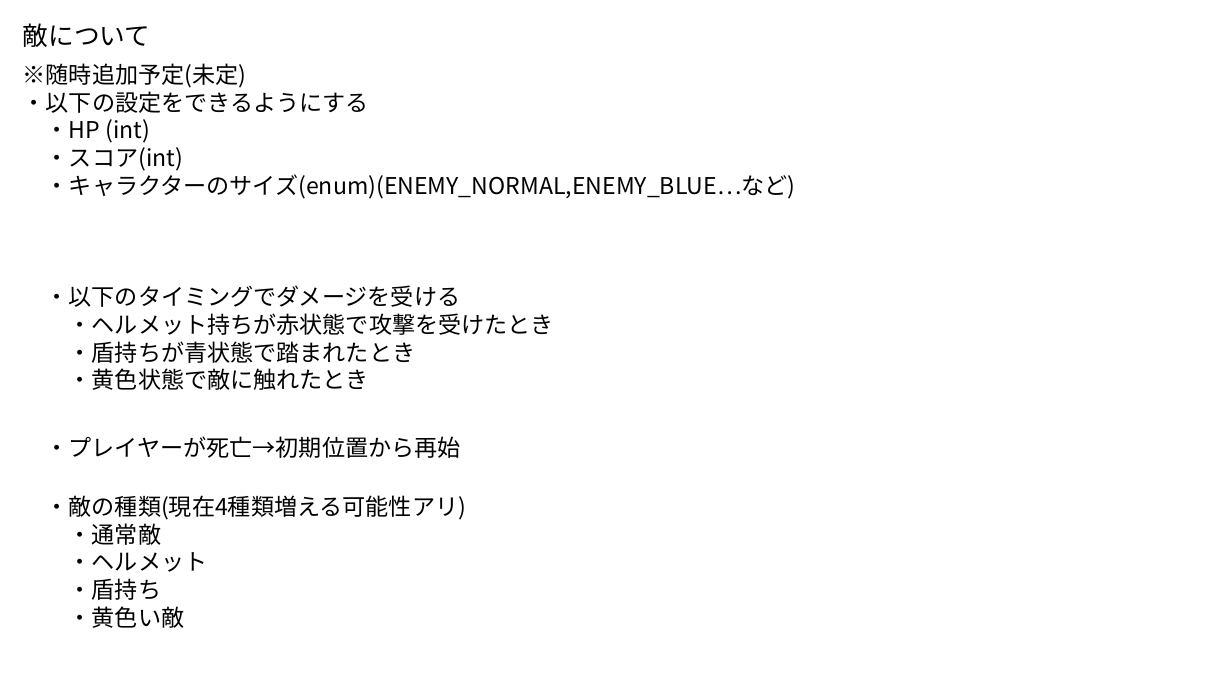
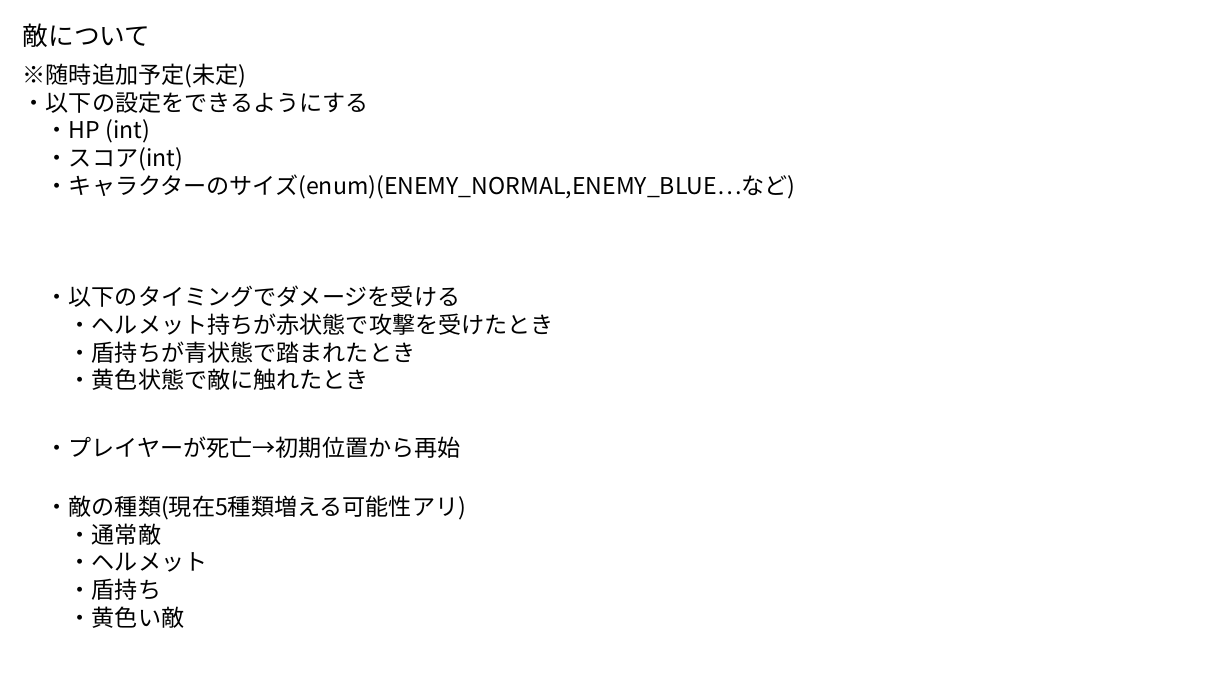
Before and after one commit to Akiyoshi-2/GameProbuctionPractice1, a slide deck: slide 1 of 仕様書/敵.pptx. Drawn at 1232x693 pixels with LibreOffice and Linux fonts; fonts in the diff are those of the drawing. Boxes give left, top, right and bottom in pixels: in the first picture for what was removed or moved away, otherwise in the second. Text is boxed around its words. In the diff, an @@ line names an element or a change of style, - is before the commit and + after.

```diff
--- a/仕様書/敵.pptx
+++ b/仕様書/敵.pptx
@@ text at box(46, 495, 466, 520): text changed @@
-・敵の種類(現在4種類増える可能性アリ)
+・敵の種類(現在5種類増える可能性アリ)
```
Also in this commit, not shown: 1 other slide changed.
